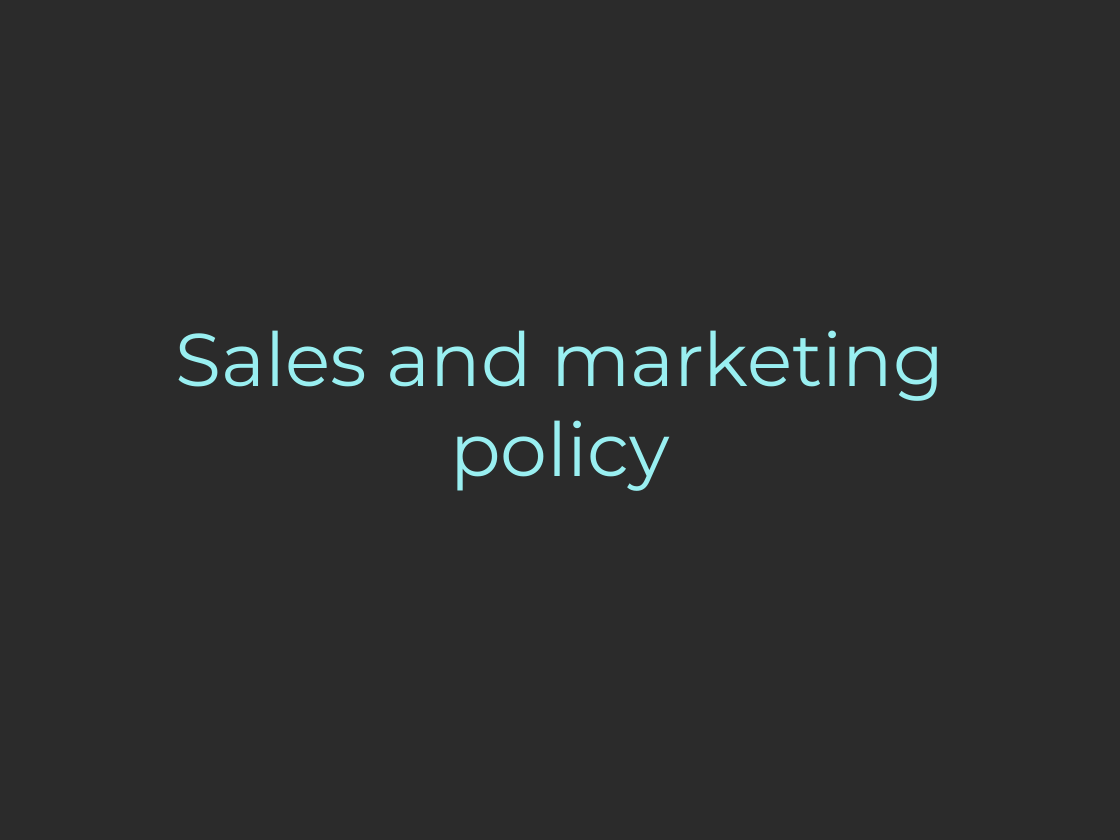
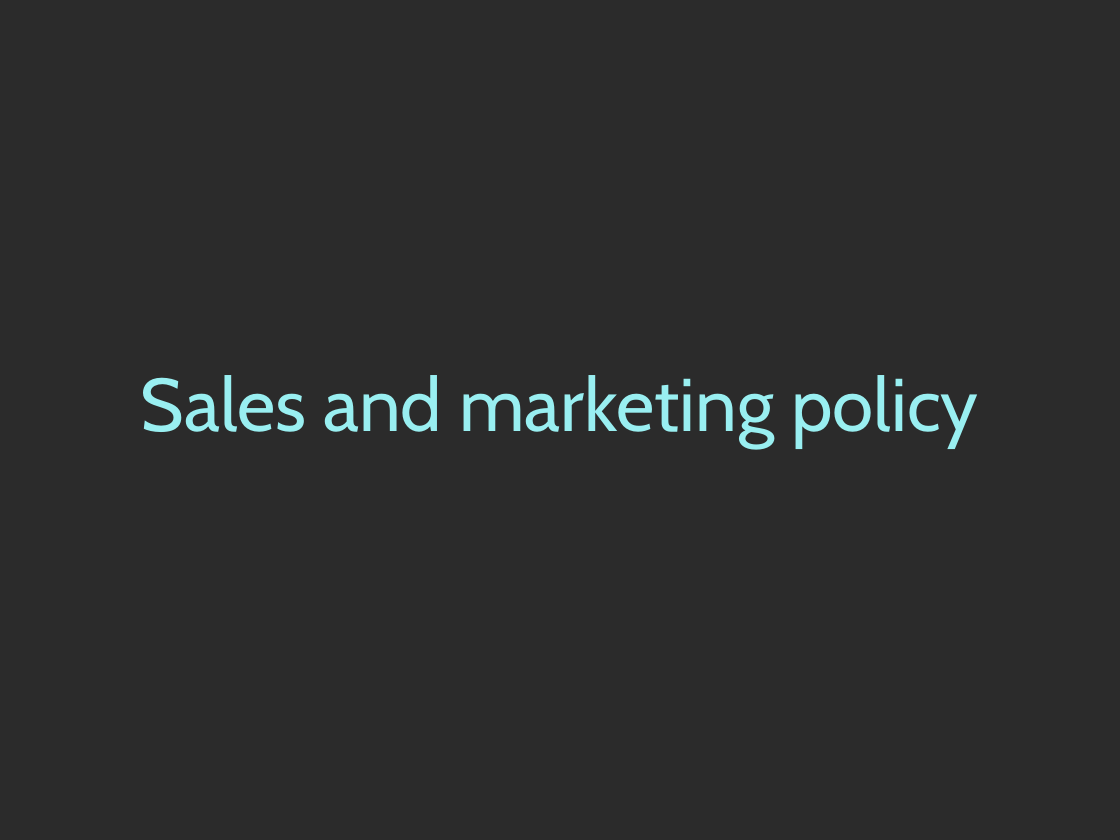
Before and after one commit to pngames/pavillon-noir, a slide deck: slide 8 of .others/tertiaire/tertiaire - management-marketing.ppt (slide 5 before the commit). Drawn at 1120x840 pixels with LibreOffice and Linux fonts; fonts in the diff are those of the drawing; background and template pictures are left out; a plain dark background stands for a picture behind light text. Boxes give left, top, right and bottom in pixels: in the first picture for what was removed or moved away, otherwise in the second. Text is boxed around its words. In the diff, an @@ line names an element or a change of style, - is before the commit and + after.

```diff
--- a/.others/tertiaire/tertiaire - management-marketing.ppt
+++ b/.others/tertiaire/tertiaire - management-marketing.ppt
@@ title "Sales and marketing policy" at [141, 375, 979, 447]: font Montserrat to Cabin @@
```
Also in this commit, not shown: 2 other slides changed, 4 slides added, 1 slide removed.
